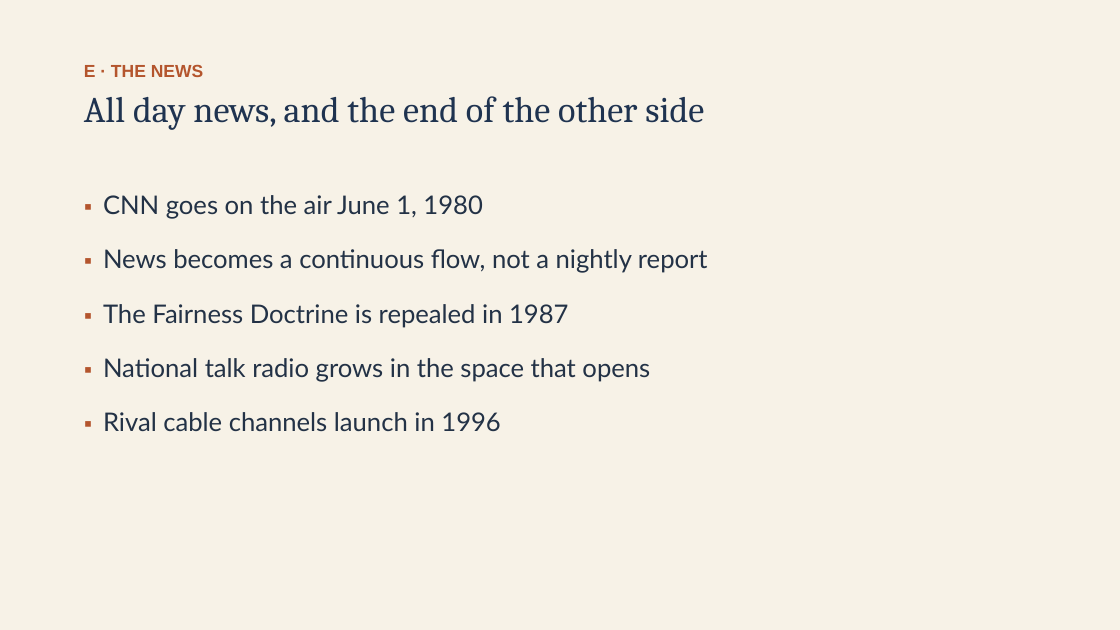
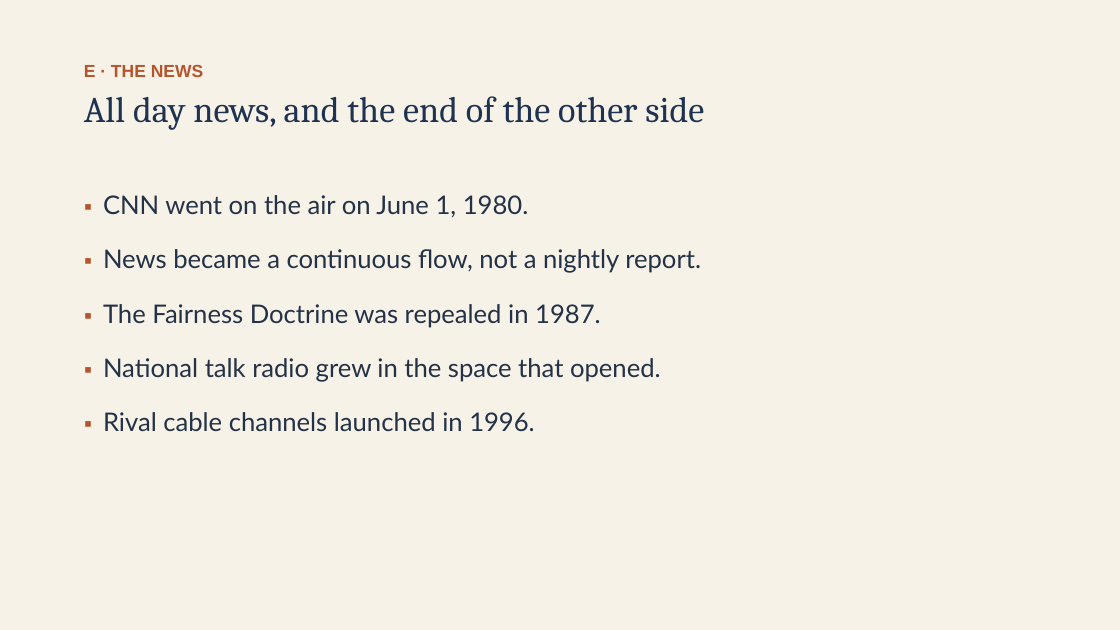
Before and after one commit to ab17gthb/humanities-curriculum-group, a slide deck: slide 16 of modern-america/lesson-04/lesson-04-slides.pptx. Drawn at 1120x630 pixels with LibreOffice and Linux fonts; fonts in the diff are those of the drawing. Boxes give left, top, right and bottom in pixels: in the first picture for what was removed or moved away, otherwise in the second. Text is boxed around its words. In the diff, an @@ line names an element or a change of style, - is before the commit and + after.

```diff
--- a/modern-america/lesson-04/lesson-04-slides.pptx
+++ b/modern-america/lesson-04/lesson-04-slides.pptx
@@ text at [103,195,701,431]: text changed @@
-▪ CNN goes on the air June 1, 1980
-▪ News becomes a continuous flow, not a nightly report
-▪ The Fairness Doctrine is repealed in 1987
-▪ National talk radio grows in the space that opens
-▪ Rival cable channels launch in 1996
+▪ CNN went on the air on June 1, 1980.
+▪ News became a continuous flow, not a nightly report.
+▪ The Fairness Doctrine was repealed in 1987.
+▪ National talk radio grew in the space that opened.
+▪ Rival cable channels launched in 1996.
```
Also in this commit, not shown: 8 other slides changed, 6 other files.
